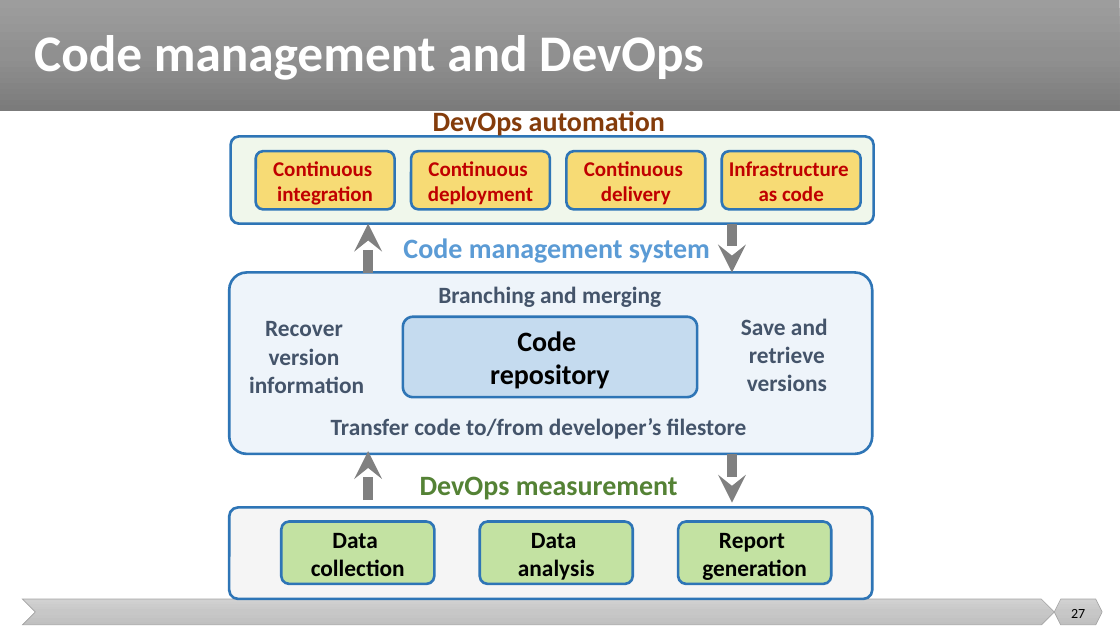
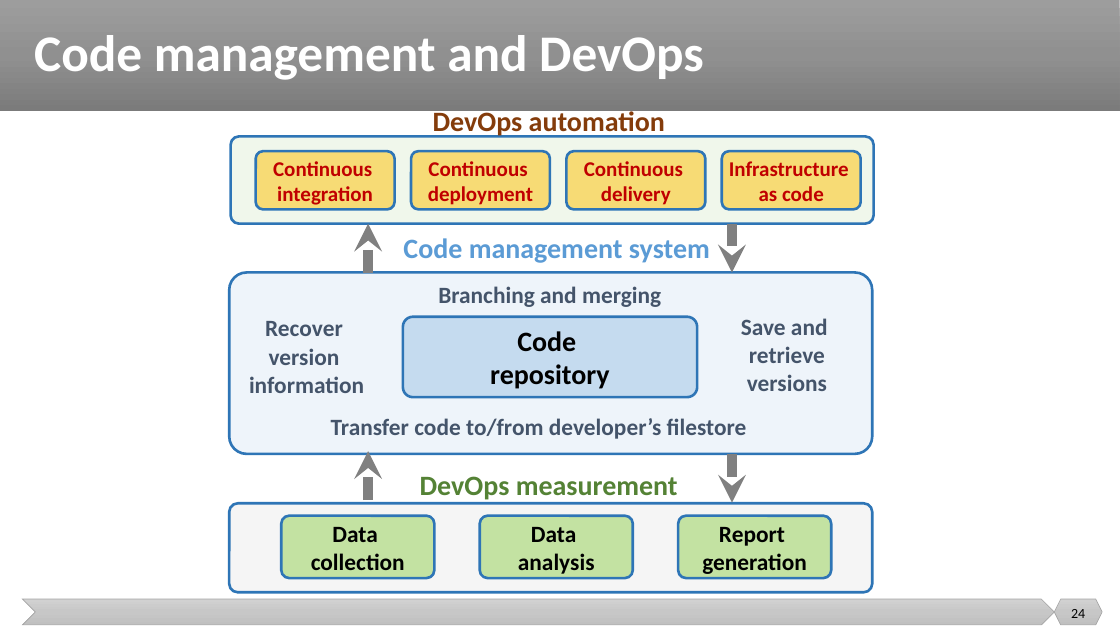
Before and after one commit to malenezi/malenezi, a slide deck: slide 24 of SE423/Lectures/2-Software Engineering/Software Engineering.pptx (slide 27 before the commit). Drawn at 1120x630 pixels with LibreOffice and Linux fonts; fonts in the diff are those of the drawing. Boxes give left, top, right and bottom in pixels: in the first picture for what was removed or moved away, otherwise in the second. Text is boxed around its words. In the diff, an @@ line names an element or a change of style, - is before the commit and + after.

```diff
--- a/SE423/Lectures/2-Software Engineering/Software Engineering.pptx
+++ b/SE423/Lectures/2-Software Engineering/Software Engineering.pptx
@@ 4 rounded rectangles: place and size @@
-4 rounded rectangles at [229, 507, 872, 599]
+4 rounded rectangles at [229, 503, 872, 592]
@@ page number at [1071, 609, 1085, 618]: text changed @@
-27
+24
```
Also in this commit, not shown: 29 other slides changed, 5 slides removed, 10 other files.
